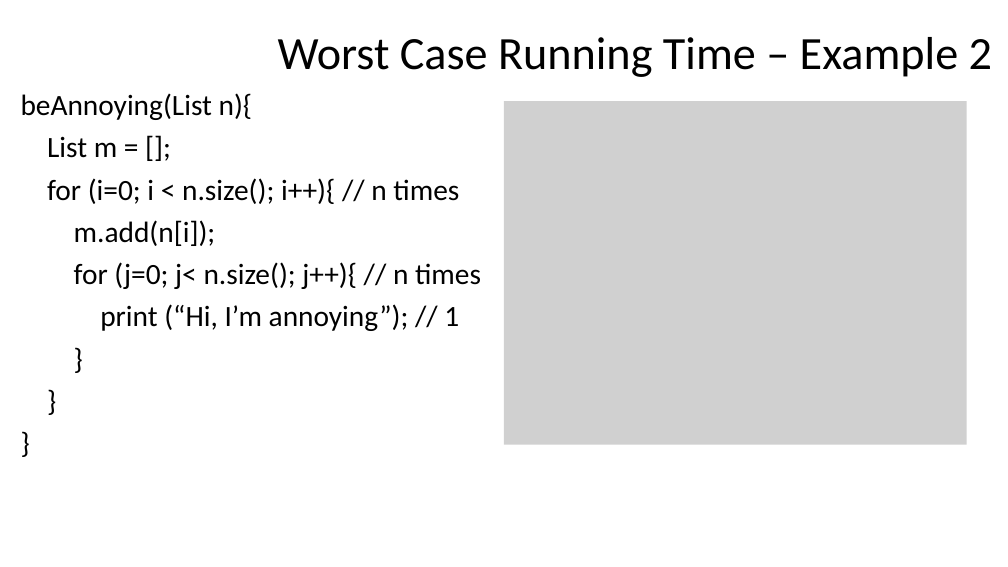
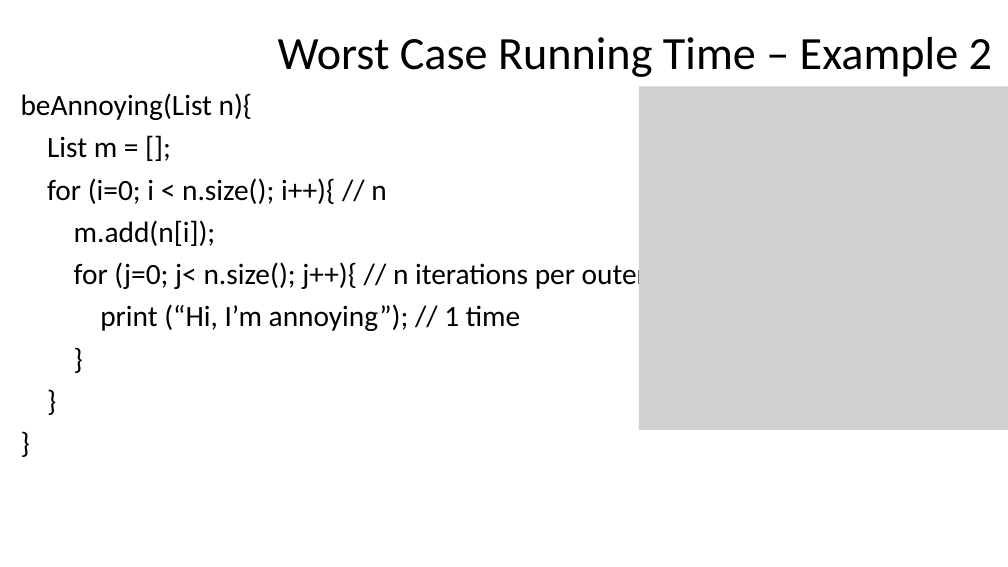
Before and after one commit to natebrunelle/cse332, a slide deck: slide 9 of markdown/files/slides/lecture3_analysis2_inka.pptx. Drawn at 1008x567 pixels with LibreOffice and Linux fonts; fonts in the diff are those of the drawing; grey boxes stand for pictures. Boxes give left, top, right and bottom in pixels: in the first picture for what was removed or moved away, otherwise in the second. Text is boxed around its words. In the diff, an @@ line names an element or a change of style, - is before the commit and + after.

```diff
--- a/markdown/files/slides/lecture3_analysis2_inka.pptx
+++ b/markdown/files/slides/lecture3_analysis2_inka.pptx
@@ picture resized from (x1=504, y1=101, x2=967, y2=445) to (x1=639, y1=86, x2=1008, y2=430) @@
@@ text at (x1=47, y1=178, x2=386, y2=204): text changed @@
-for (i=0; i < n.size(); i++){ // n times
+for (i=0; i < n.size(); i++){ // n
@@ text at (x1=74, y1=260, x2=647, y2=331): text changed @@
-for (j=0; j< n.size(); j++){ // n times
-print (“Hi, I’m annoying”); // 1
+for (j=0; j< n.size(); j++){ // n iterations per outer
+print (“Hi, I’m annoying”); // 1 time
```
Also in this commit, not shown: 6 other slides changed, 1 slide added, 12 other files.
